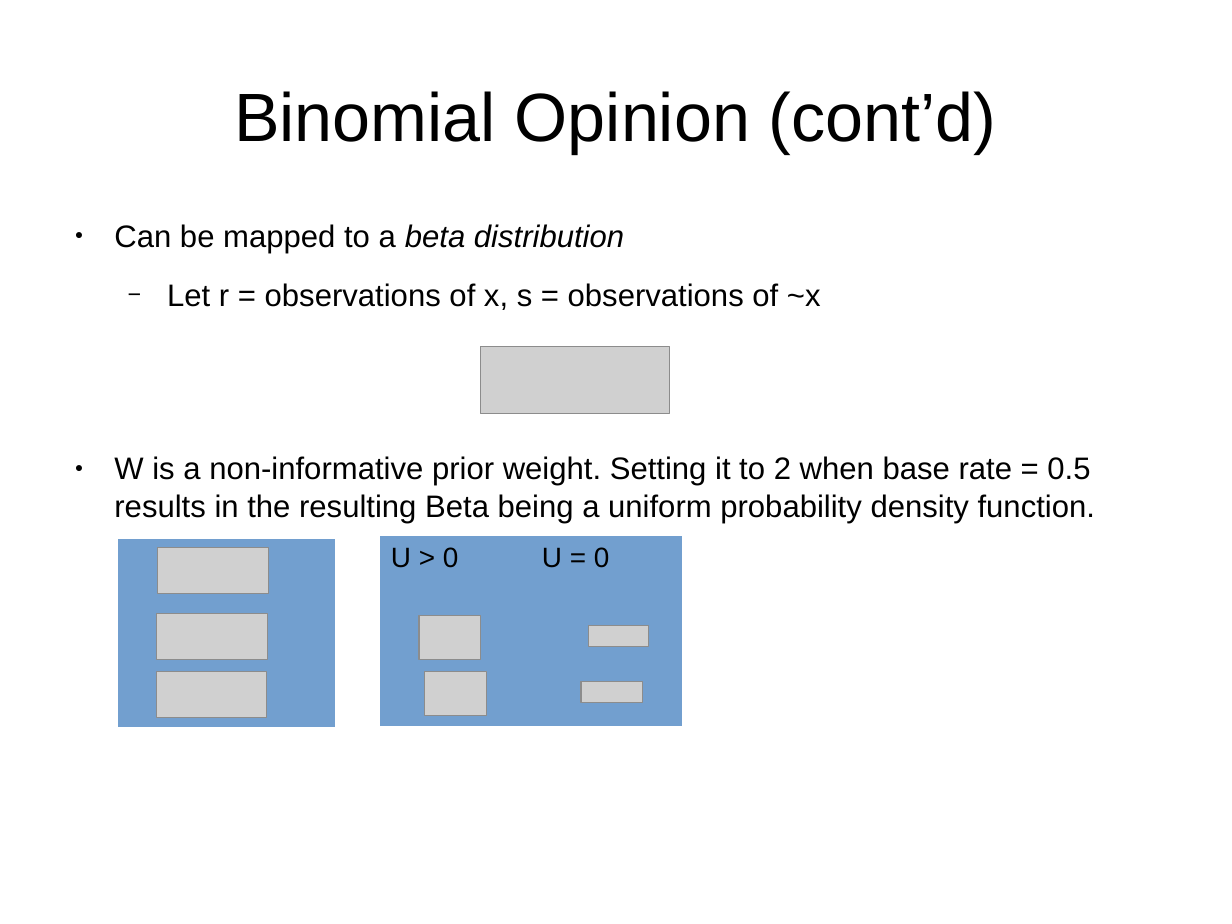
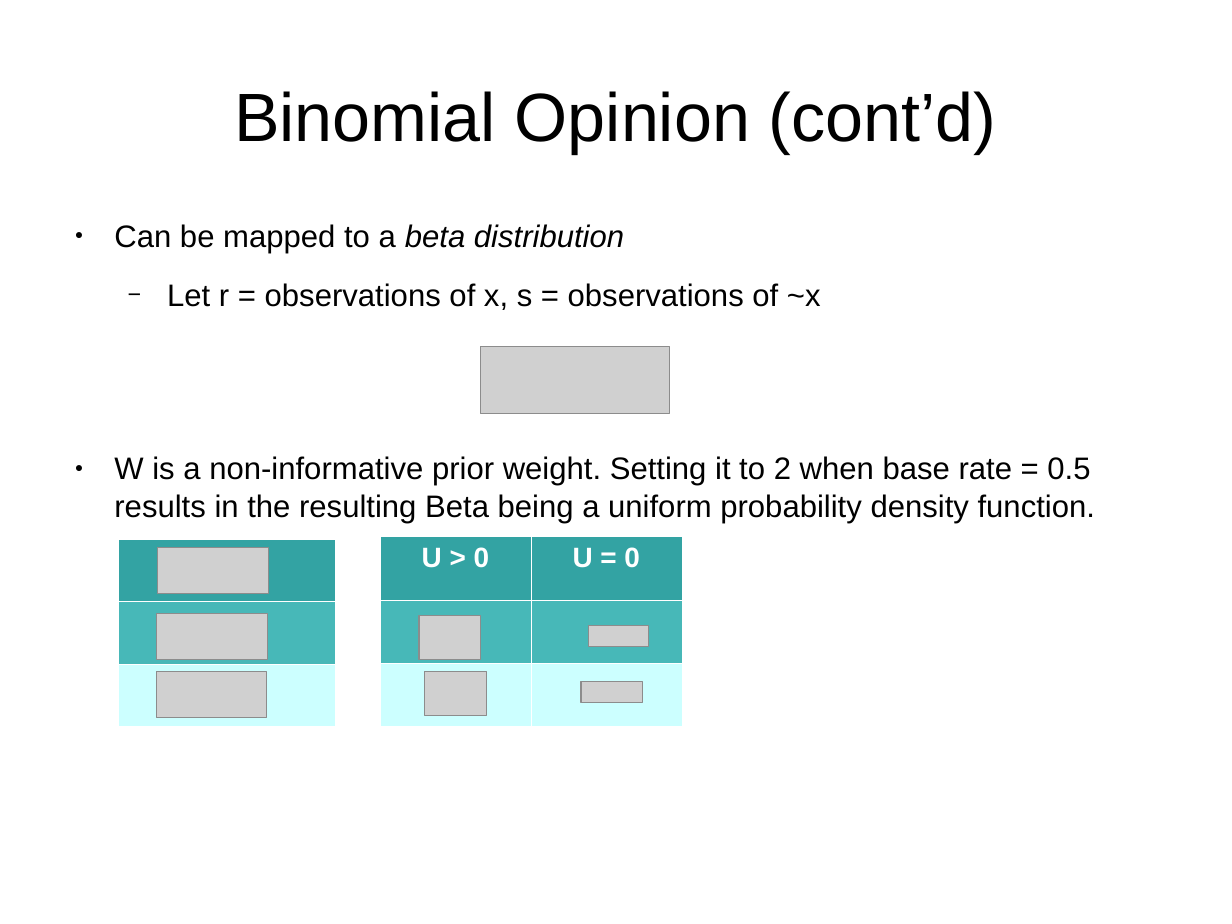
Before and after one commit to bstamour/SLHS, a slide deck: slide 17 of docs/proposal-from-bob.odp. Drawn at 1232x924 pixels with LibreOffice and Linux fonts; fonts in the diff are those of the drawing; grey boxes stand for pictures. Boxes give left, top, right and bottom in pixels: in the first picture for what was removed or moved away, otherwise in the second. Text is boxed around its words. In the diff, an @@ line names an element or a change of style, - is before the commit and + after.

Commit message:
monads. coloured the tables nicely.

```diff
--- a/docs/proposal-from-bob.odp
+++ b/docs/proposal-from-bob.odp
@@ table at bbox=[119, 539, 335, 727] @@
@@ fill #729FCF to #33A3A3 in row 1, column 1 @@
@@ fill #729FCF to #47B8B8 in row 2, column 1 @@
@@ fill #729FCF to #CCFFFF in row 3, column 1 @@
@@ borders changed @@
@@ table at bbox=[380, 537, 682, 727] @@
@@ fill #729FCF to #33A3A3 in row 1 @@
@@ fill #729FCF to #47B8B8 in row 2 @@
@@ fill #729FCF to #CCFFFF in row 3 @@
@@ text colour #000000 to #FFFFFF, bold on @@
@@ alignment left to centre @@
@@ borders changed @@
```
Also in this commit, not shown: 6 other slides changed, 1 slide added, 2 slides removed.
